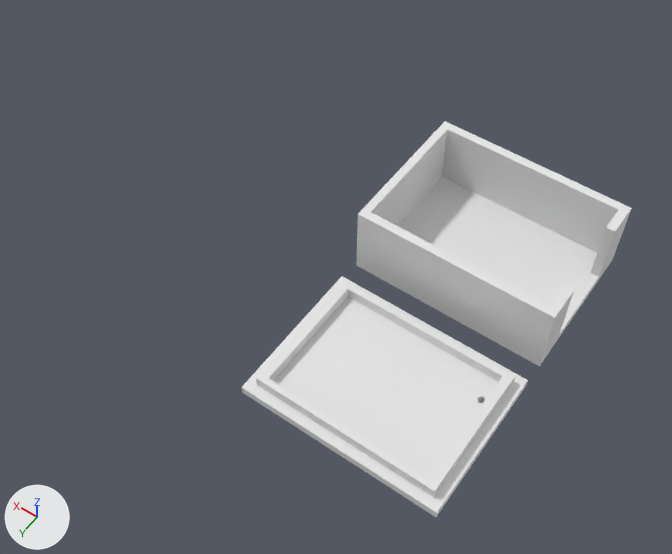
What one commit did to the Blender file Blender3D_files/femtoUSB_r1.0.2_CASE.blend.
The view is the same before and after, from a 50 mm lens placed at (-24.4, 62.5, 80.0), pointed at (11.5, 12.2, 1.1). Arrows for +X, +Y and +Z are at lower left; the lights stay in place.
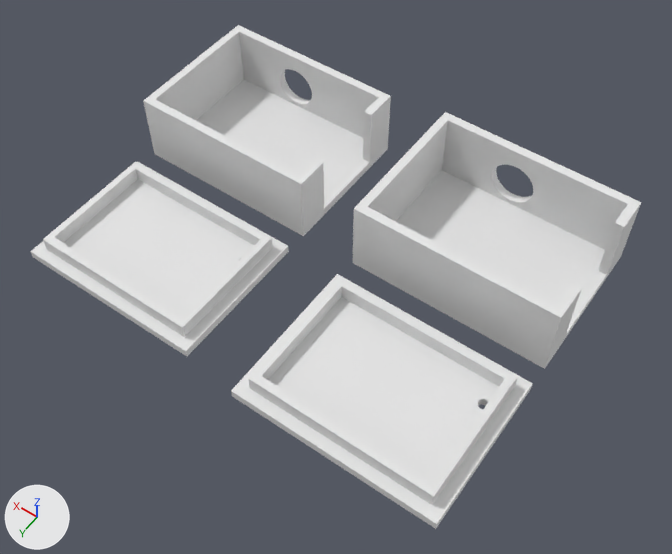
Commit message: Adding scaled version of femtoUSB case (Blender3D) model to compensate for wall thickness

Where the change shows, as pixel boxes [x1, y1, x2, y2] in the pictures (672 x 554 px):
'Cube', reshaped, moved, rescaled: before [356, 121, 632, 366]; after [353, 112, 641, 369]
'Cube.001', moved, rescaled: before [242, 276, 528, 517]; after [231, 274, 533, 529]
'Cube.003', added: after [143, 25, 391, 236]
'Cube.002', added: after [30, 161, 289, 356]
part 1 of me_cube, built on: before [364, 121, 631, 253]; after [359, 112, 641, 250]

What the commit changed:
me_cube is used by ob_cube; location (0.0, 0.0, 0.0); scale (11.3, 7.62, 0.5).
me_cube had 42 vertices, 33 faces and spanned x -1.0..1.0, y -1.1..1.1, z -1.0..16.0.
me_cube now has 106 vertices, 67 faces and spans x -1.0..1.0, y -1.1..1.1, z -1.0..16.0.
Part 1, on me_cube:
10 faces are deleted.
64 vertices are added at x -0.1..0.4, y -1.1..-1.0, z 2.0..12.0.
44 new faces join them.
Mesh me_cube_002 is new.
It has 88 vertices, 56 faces and spans x -1.0..1.0, y -1.0..1.0, z -4.5..1.0.
It uses material mat_material (white #e7e7e7).
Mesh me_cube_003 is new.
It has 106 vertices, 67 faces and spans x -1.0..1.0, y -1.1..1.1, z -1.0..16.0.
It uses material mat_material (white #e7e7e7).
Object 'Cube.001' (ob_cube_001) moves from (0.0, 20.0, 0.0) to (0.0, 20.5, 0.0).
Object 'Cube.001' (ob_cube_001) is rescaled from (11.3, 8.6, 0.5) to (11.9, 9.03, 0.525).
Object 'Cube' (ob_cube) moves from (0.0, 0.0, 0.0) to (0.0, -0.5, 0.0).
Object 'Cube' (ob_cube) is rescaled from (11.3, 7.62, 0.5) to (11.9, 8.0, 0.525).
Object 'Cube.002' (ob_cube_002) is new; it shows me_cube_002.
Its location is (30.0, 20.0, 0.0).
Its rotation in degrees is (0, 180, 0).
Its scale is (11.3, 8.6, 0.5).
Object 'Cube.003' (ob_cube_003) is new; it shows me_cube_003.
Its location is (30.0, 0.0, 0.0).
Its scale is (11.3, 7.62, 0.5).
